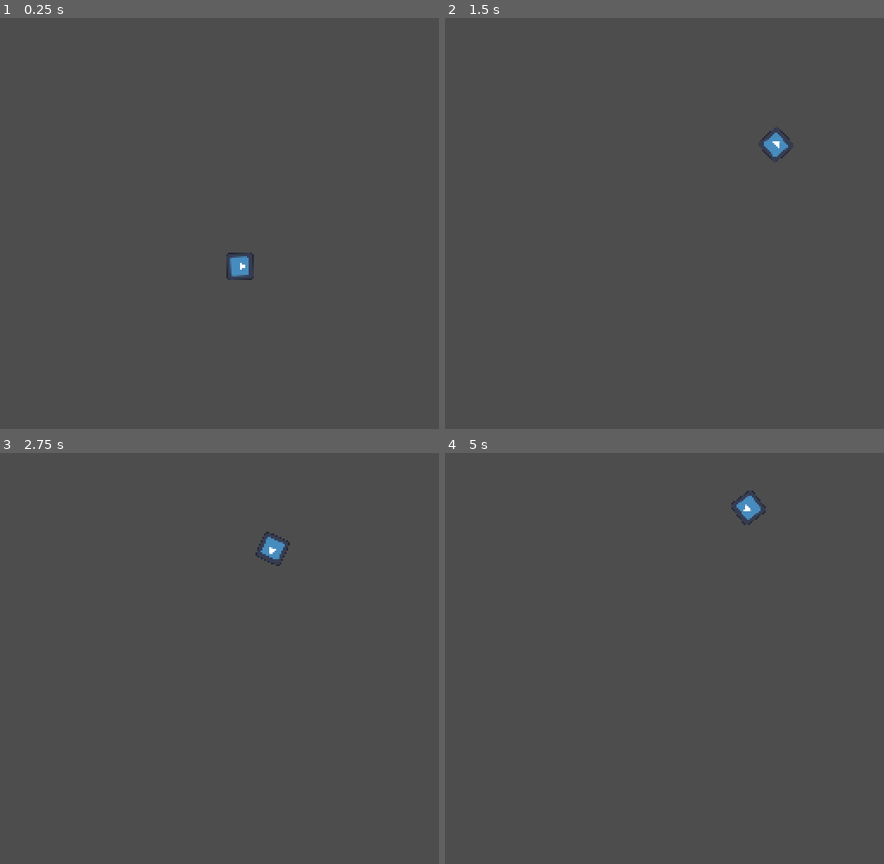
Above: before the commit, frames 1-4 (two rows, left to right).
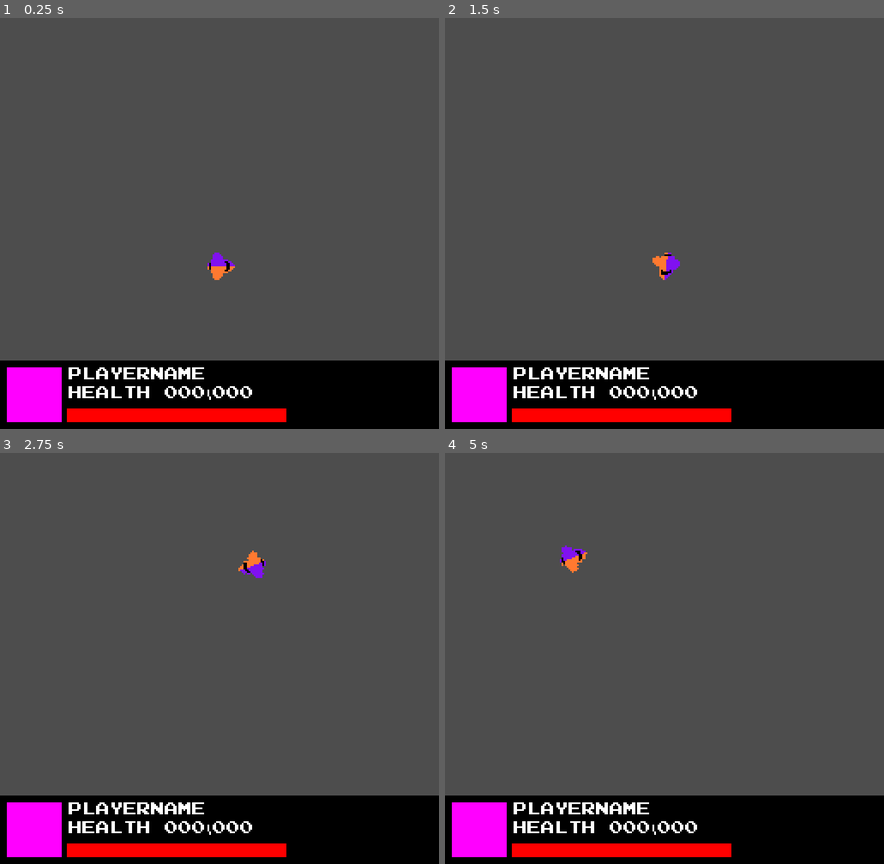
Above: after the commit, the same moments.

Repository: orangequilavaburst/des-315-gunship-project
Game: Godot game, scene res://Scenes/game_scene.tscn
The game is run twice, just before and just after one commit, with the same random seed, the same clock (stepped at 60 frames per second) and the same inputs. The engine's default icon, where the game draws it, is replaced by a stand-in: a white triangle on a blue panel in a dark square.
Inputs (mouse positions are in pixels of both pictures, inside the frame that each line leads up to):
- Up to frame 1 (0.25 s): no input
- Up to frame 2 (1.5 s): move the mouse to (761, 202) at 0.52 s; hold Right (ui_right) 0.53-1.28 s; move the mouse to (576, 244) at 1.27 s; hold Down (ui_down) from 1.28 s (still down)
- Up to frame 3 (2.75 s): move the mouse to (263, 568) at 2.02 s; release Down (ui_down) at 2.03 s; hold Right (ui_right) from 2.03 s (still down)
- Up to frame 4 (5 s): move the mouse to (642, 740) at 2.77 s; release Right (ui_right) at 2.78 s; hold Up (ui_up) 2.78-3.53 s; move the mouse to (796, 720) at 3.52 s; hold Left (ui_left) from 3.53 s (still down); move the mouse to (532, 596) at 4.27 s

The runs differ from the first frame. In frame 1, 17% of the frame differs, in the area x 0-100%, y 57-100%; in frame 2, 17%; in frame 3, 17%; in frame 4, 17%, in the area x 0-100%, y 9-100%.

Commit message:
updated visuals, added ship settings

Diff:
--- /dev/null
+++ b/Scenes/Game Objects/test_ship.tscn
@@ -0,0 +1,55 @@
+[gd_scene load_steps=11 format=3 uid="uid://egqbdmophtov"]
+
+[ext_resource type="Script" path="res://Scripts/ShipController.gd" id="1_rkgt1"]
+[ext_resource type="Texture2D" uid="uid://dqan8rl1nnded" path="res://Sprites/Gunships/Players/gunship_player_j8-bit.png" id="2_e6ub6"]
+[ext_resource type="Texture2D" uid="uid://csmhnousfgh1a" path="res://Sprites/Icons/icon_player_placeholder.png" id="2_ekxah"]
+[ext_resource type="Script" path="res://Scripts/PlayerShipSettings.gd" id="2_jtsub"]
+[ext_resource type="Script" path="res://Scripts/PlayerInput.gd" id="3_fwrla"]
+
+[sub_resource type="Curve" id="Curve_fr100"]
+_data = [Vector2(0, 0), 0.0, 0.0, 0, 0, Vector2(1, 1), 0.0, 0.0, 0, 0]
+point_count = 2
+
+[sub_resource type="CircleShape2D" id="CircleShape2D_k7fh4"]
+radius = 8.0
+
+[sub_resource type="Curve" id="Curve_sb3da"]
+_data = [Vector2(0, 0), 0.0, 0.0, 0, 0, Vector2(1, 1), 0.0, 0.0, 0, 0]
+point_count = 2
+
+[sub_resource type="Resource" id="Resource_uupth"]
+script = ExtResource("2_jtsub")
+playerName = "Test"
+playerShipSprite = ExtResource("2_e6ub6")
+playerIconSprite = ExtResource("2_ekxah")
+maximumLinearVelocity = 100.0
+maximumAngularVelocity = 200.0
+maximumLinearAcceleration = 1000.0
+maximumAngularAcceleration = 2000.0
+linearFriction = 100.0
+angularFriction = 1000.0
+turningSlowdownRatio = 0.25
+linearAccelerationTime = 1.0
+linearAccelerationCurve = SubResource("Curve_sb3da")
+angularAccelerationTime = 0.5
+angularAccelerationCurve = SubResource("Curve_fr100")
+collisionShape = SubResource("CircleShape2D_k7fh4")
+
+[sub_resource type="CircleShape2D" id="CircleShape2D_wn53n"]
+radius = 8.0
+
+[node name="Ship" type="CharacterBody2D" node_paths=PackedStringArray("shipInput", "collisionShape")]
+motion_mode = 1
+script = ExtResource("1_rkgt1")
+shipInput = NodePath("Ship Input")
+shipSettings = SubResource("Resource_uupth")
+collisionShape = NodePath("CollisionShape2D")
+
+[node name="CollisionShape2D" type="CollisionShape2D" parent="."]
+shape = SubResource("CircleShape2D_wn53n")
+
+[node name="Sprite2D" type="Sprite2D" parent="."]
+texture = ExtResource("2_e6ub6")
+
+[node name="Ship Input" type="Node2D" parent="."]
+script = ExtResource("3_fwrla")
--- a/Scenes/game_scene.tscn
+++ b/Scenes/game_scene.tscn
@@ -1,8 +1,60 @@
-[gd_scene load_steps=2 format=3 uid="uid://d4habyr4lifuy"]
+[gd_scene load_steps=5 format=3 uid="uid://d4habyr4lifuy"]
 
-[ext_resource type="PackedScene" uid="uid://egqbdmophtov" path="res://Scenes/test_ship.tscn" id="1_1xd0m"]
+[ext_resource type="PackedScene" uid="uid://egqbdmophtov" path="res://Scenes/Game Objects/test_ship.tscn" id="1_1xd0m"]
+[ext_resource type="Theme" uid="uid://bum7516hd3eo3" path="res://Themes/NESTheme.tres" id="2_8m7u0"]
+
+[sub_resource type="PlaceholderTexture2D" id="PlaceholderTexture2D_b5mdn"]
+size = Vector2(32, 32)
+
+[sub_resource type="StyleBoxFlat" id="StyleBoxFlat_e8t1g"]
+bg_color = Color(1, 0, 0, 1)
 
 [node name="Game Scene" type="Node2D"]
 
 [node name="Node2D" parent="." instance=ExtResource("1_1xd0m")]
 position = Vector2(129, 145)
+
+[node name="UI Panel" type="Panel" parent="."]
+z_index = 200
+anchors_preset = 8
+anchor_left = 0.5
+anchor_top = 0.5
+anchor_right = 0.5
+anchor_bottom = 0.5
+offset_top = 200.0
+offset_right = 256.0
+offset_bottom = 240.0
+grow_horizontal = 2
+grow_vertical = 2
+theme = ExtResource("2_8m7u0")
+
+[node name="Player Icon" type="Sprite2D" parent="UI Panel"]
+z_index = 1
+position = Vector2(20, 20)
+texture = SubResource("PlaceholderTexture2D_b5mdn")
+
+[node name="Player Name Label" type="Label" parent="UI Panel"]
+layout_mode = 0
+offset_left = 40.0
+offset_top = 4.0
+offset_right = 168.0
+offset_bottom = 12.0
+text = "PLAYERNAME"
+
+[node name="Health Label" type="Label" parent="UI Panel"]
+layout_mode = 0
+offset_left = 40.0
+offset_top = 15.0
+offset_right = 168.0
+offset_bottom = 27.0
+text = "HEALTH 000\\000"
+
+[node name="Health Bar" type="ProgressBar" parent="UI Panel"]
+layout_mode = 0
+offset_left = 39.0
+offset_top = 28.0
+offset_right = 167.0
+offset_bottom = 36.0
+theme_override_styles/fill = SubResource("StyleBoxFlat_e8t1g")
+value = 100.0
+show_percentage = false
--- a/Scenes/test_ship.tscn
+++ /dev/null
@@ -1,39 +0,0 @@
-[gd_scene load_steps=6 format=3 uid="uid://egqbdmophtov"]
-
-[ext_resource type="Texture2D" uid="uid://c4ajxoodlqh2n" path="res://Sprites/icon.svg" id="1_1ohy3"]
-[ext_resource type="Script" path="res://Scripts/ShipController.gd" id="1_rkgt1"]
-[ext_resource type="Script" path="res://Scripts/MouseTargetInput.gd" id="3_yu5fj"]
-
-[sub_resource type="Curve" id="Curve_hsm7u"]
-_data = [Vector2(0, 0), 0.0, 0.96241, 0, 0, Vector2(1, 1), 0.0, 0.0, 0, 0]
-point_count = 2
-
-[sub_resource type="CircleShape2D" id="CircleShape2D_wn53n"]
-radius = 8.0
-
-[node name="Node2D" type="CharacterBody2D" node_paths=PackedStringArray("shipInput")]
-motion_mode = 1
-script = ExtResource("1_rkgt1")
-maximumLinearVelocity = 100.0
-maximumAngularVelocity = 200.0
-maximumLinearAcceleration = 1000.0
-maximumAngularAcceleration = 1000.0
-linearFriction = 100.0
-angularFriction = 500.0
-turningSlowdownRatio = 0.25
-linearAccelerationTime = 0.25
-linearAccelerationCurve = SubResource("Curve_hsm7u")
-angularAccelerationTime = 0.25
-angularAccelerationCurve = SubResource("Curve_hsm7u")
-shipInput = NodePath("Ship Input")
-
-[node name="CollisionShape2D" type="CollisionShape2D" parent="."]
-shape = SubResource("CircleShape2D_wn53n")
-
-[node name="Sprite2D" type="Sprite2D" parent="."]
-rotation = 1.5708
-scale = Vector2(0.125, 0.125)
-texture = ExtResource("1_1ohy3")
-
-[node name="Ship Input" type="Node2D" parent="."]
-script = ExtResource("3_yu5fj")
--- /dev/null
+++ b/Scripts/PlayerShipSettings.gd
@@ -0,0 +1,7 @@
+class_name PlayerShipSettings
+extends ShipSettings
+
+@export_group("Player Information")
+@export var playerName : String
+@export var playerShipSprite : Texture2D
+@export var playerIconSprite : Texture2D
--- a/Scripts/ShipController.gd
+++ b/Scripts/ShipController.gd
@@ -1,8 +1,8 @@
 class_name ShipController
 extends CharacterBody2D
 
-@export_group("Physics Variables")
-@export_subgroup("Velocity and Acceleration")
+#@export_group("Physics Variables")
+#@export_subgroup("Velocity and Acceleration")
 var angle : float = 0.0
 var linearVelocity : float = 0.0:
 	set(value):
@@ -27,15 +27,22 @@
 	get():
 		return clamp(angularAcceleration, -maximumAngularAcceleration, maximumAngularAcceleration)
 
-@export_range(0.0, 1000.0) var maximumLinearVelocity : float = 0.0
-@export_range(0.0, 1000.0) var maximumAngularVelocity : float = 0.0
-@export_range(0.0, 10000.0) var maximumLinearAcceleration : float = 0.0
-@export_range(0.0, 10000.0) var maximumAngularAcceleration : float = 0.0
-@export_range(0.0, 10000.0) var linearFriction : float = 0.0
-@export_range(0.0, 10000.0) var angularFriction : float = 0.0
-@export_range(0.0, 1.0) var turningSlowdownRatio : float = 0.0 # 0.0 = don't slow down at all, 1.0 = stop to turn
+#@export_range(0.0, 1000.0)
+var maximumLinearVelocity : float = 0.0
+#@export_range(0.0, 1000.0)
+var maximumAngularVelocity : float = 0.0
+#@export_range(0.0, 10000.0)
+var maximumLinearAcceleration : float = 0.0
+#@export_range(0.0, 10000.0)
+var maximumAngularAcceleration : float = 0.0
+#@export_range(0.0, 10000.0)
+var linearFriction : float = 0.0
+#@export_range(0.0, 10000.0)
+var angularFriction : float = 0.0
+#@export_range(0.0, 1.0)
+var turningSlowdownRatio : float = 0.0 # 0.0 = don't slow down at all, 1.0 = stop to turn
 
-@export_subgroup("Acceleration Curves")
+#@export_subgroup("Acceleration Curves")
 
 var linearAccelerationTimer : float = 0.0:
 	set(value):
@@ -48,15 +55,38 @@
 	get():
 		return clamp(angularAccelerationTimer, -angularAccelerationTime, angularAccelerationTime)
 
-@export_range(0.0, 10.0) var linearAccelerationTime : float = 1.0
-@export var linearAccelerationCurve : Curve
-@export_range(0.0, 10.0) var angularAccelerationTime : float = 1.0
-@export var angularAccelerationCurve : Curve
+#@export_range(0.0, 10.0)
+var linearAccelerationTime : float = 1.0
+#@export
+var linearAccelerationCurve : Curve
+#@export_range(0.0, 10.0)
+var angularAccelerationTime : float = 1.0
+#@export
+var angularAccelerationCurve : Curve
 
 @export_group("Object References")
 @export var shipInput : ShipInput
+@export var shipSettings : ShipSettings
+@export var collisionShape : CollisionShape2D
 
 func _ready() -> void:
+
+	assert(shipInput != null and shipSettings != null and collisionShape != null)
+
+	maximumLinearVelocity = shipSettings.maximumLinearVelocity
+	maximumAngularVelocity = shipSettings.maximumAngularVelocity
+	maximumLinearAcceleration = shipSettings.maximumLinearAcceleration
+	maximumAngularAcceleration = shipSettings.maximumAngularAcceleration
+	linearFriction = shipSettings.linearFriction
+	angularFriction = shipSettings.angularFriction
+	turningSlowdownRatio = shipSettings.turningSlowdownRatio
+	linearAccelerationTime = shipSettings.linearAccelerationTime
+	linearAccelerationCurve = shipSettings.linearAccelerationCurve
+	angularAccelerationTime = shipSettings.linearAccelerationTime
+	angularAccelerationCurve = shipSettings.angularAccelerationCurve
+
+	collisionShape.shape = shipSettings.collisionShape
+
 	pass
 
 func _physics_process(delta: float) -> void:
--- /dev/null
+++ b/Scripts/ShipSettings.gd
@@ -0,0 +1,21 @@
+class_name ShipSettings
+extends Resource
+
+@export_group("Physics Variables")
+@export_subgroup("Velocity and Acceleration")
+@export_range(0.0, 1000.0) var maximumLinearVelocity : float = 0.0
+@export_range(0.0, 1000.0) var maximumAngularVelocity : float = 0.0
+@export_range(0.0, 10000.0) var maximumLinearAcceleration : float = 0.0
+@export_range(0.0, 10000.0) var maximumAngularAcceleration : float = 0.0
+@export_range(0.0, 10000.0) var linearFriction : float = 0.0
+@export_range(0.0, 10000.0) var angularFriction : float = 0.0
+@export_range(0.0, 1.0) var turningSlowdownRatio : float = 0.0
+
+@export_subgroup("Acceleration Curves")
+@export_range(0.0, 10.0) var linearAccelerationTime : float = 1.0
+@export var linearAccelerationCurve : Curve
+@export_range(0.0, 10.0) var angularAccelerationTime : float = 1.0
+@export var angularAccelerationCurve : Curve
+
+@export_group("Miscellaneous")
+@export var collisionShape : Shape2D
--- /dev/null
+++ b/Themes/NESTheme.tres
@@ -0,0 +1,20 @@
+[gd_resource type="Theme" load_steps=5 format=3 uid="uid://bum7516hd3eo3"]
+
+[ext_resource type="FontFile" uid="uid://ohvq3s440tvu" path="res://Fonts/NES Font/nintendo-nes-font.ttf" id="1_oysc4"]
+
+[sub_resource type="StyleBoxFlat" id="StyleBoxFlat_g4uhv"]
+bg_color = Color(0, 0, 0, 1)
+
+[sub_resource type="StyleBoxFlat" id="StyleBoxFlat_v2hou"]
+bg_color = Color(0, 0, 0, 1)
+
+[sub_resource type="StyleBoxFlat" id="StyleBoxFlat_2m1pr"]
+bg_color = Color(1, 1, 1, 1)
+
+[resource]
+default_font = ExtResource("1_oysc4")
+default_font_size = 8
+Label/font_sizes/font_size = 8
+Panel/styles/panel = SubResource("StyleBoxFlat_g4uhv")
+ProgressBar/styles/background = SubResource("StyleBoxFlat_v2hou")
+ProgressBar/styles/fill = SubResource("StyleBoxFlat_2m1pr")
--- a/project.godot
+++ b/project.godot
@@ -21,8 +21,16 @@
 window/size/viewport_height=240
 window/stretch/mode="viewport"
 
+[gui]
+
+theme/default_font_antialiasing=2
+
 [rendering]
 
+textures/canvas_textures/default_texture_filter=0
 renderer/rendering_method="gl_compatibility"
 renderer/rendering_method.mobile="gl_compatibility"
+anti_aliasing/screen_space_roughness_limiter/enabled=false
+textures/decals/filter=0
+textures/light_projectors/filter=0
 2d/snap/snap_2d_transforms_to_pixel=true
Not shown, added: Fonts/NES Font/license.txt
Binary file added: Fonts/NES Font/nintendo-nes-font.ttf
Not shown, added: Fonts/NES Font/nintendo-nes-font.ttf.import
Not shown, added: Fonts/NES Font/readme.txt
Binary file added: Sprites/Gunships/Players/gunship_player_flapjack.png
Not shown, added: Sprites/Gunships/Players/gunship_player_flapjack.png.import
Binary file added: Sprites/Gunships/Players/gunship_player_j8-bit.png
Not shown, added: Sprites/Gunships/Players/gunship_player_j8-bit.png.import
Binary file added: Sprites/Gunships/Players/gunship_player_keaton.png
Not shown, added: Sprites/Gunships/Players/gunship_player_keaton.png.import
Binary file added: Sprites/Icons/icon_player_flapjack.png
Not shown, added: Sprites/Icons/icon_player_flapjack.png.import
(and 4 more such lines)
